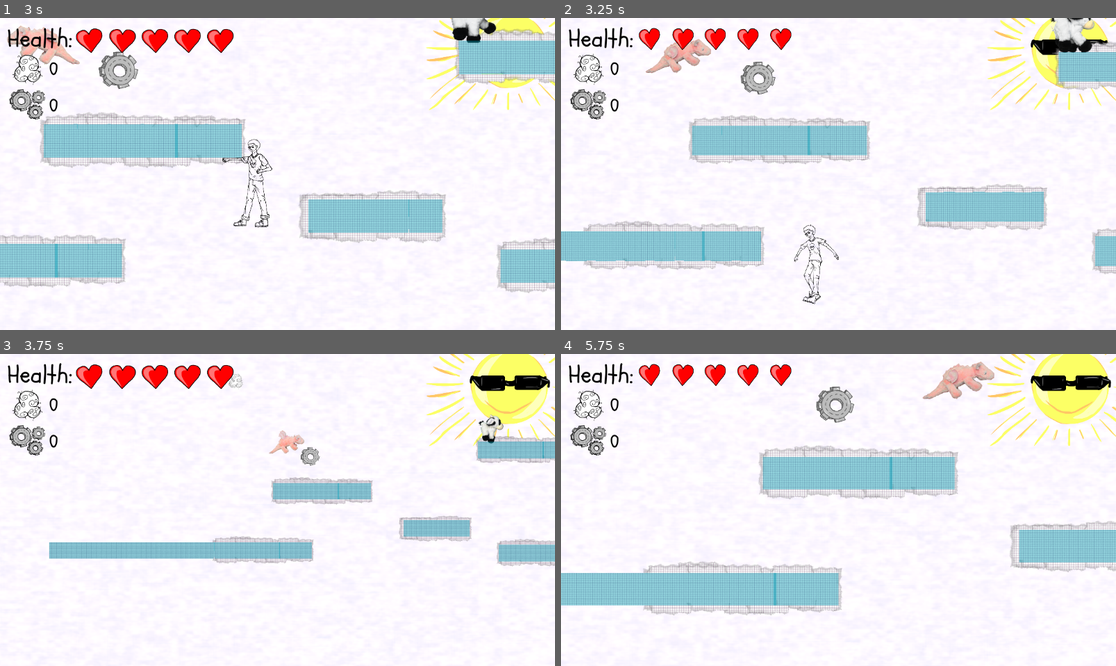
Above: before the commit, frames 1-4 (two rows, left to right).
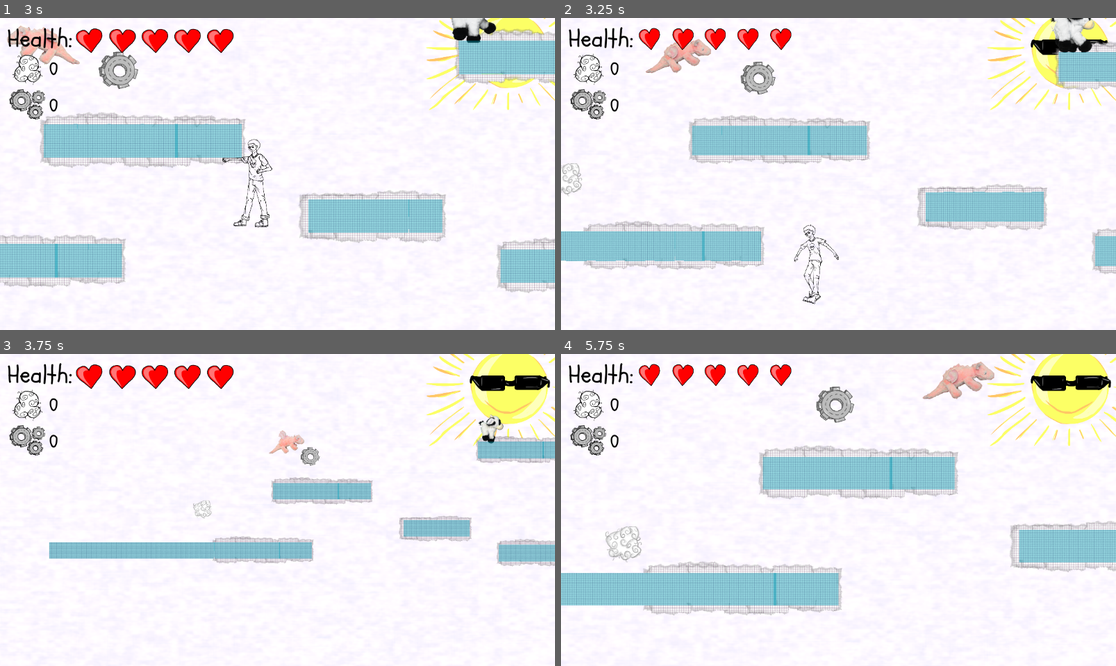
Above: after the commit, the same moments.

Repository: asger-finding/ddu-syds-droemmerejse
Game: Godot game, scene res://Root.tscn
Same seed, same stepped clock (60 frames per second), same inputs: the game is played once before the commit and once after it.
Inputs:
- Up to frame 1 (3 s): tap Enter (ui_accept) at 0.5, 0.77, 1.52 s; hold Up (ui_up) 0.53-2.03 s; tap X (Punch) every 0.75 s from 0.6 to 2.85 s; hold Left (ui_left) from 2.03 s (still down)
- Up to frame 2 (3.25 s): keep holding Left (ui_left); tap Enter (ui_accept) at 3.02 s
- Up to frame 3 (3.75 s): release Left (ui_left) at 3.53 s; hold Down (ui_down) from 3.53 s (still down); tap X (Punch) at 3.6 s
- Up to frame 4 (5.75 s): tap Enter (ui_accept) at 3.77, 4.52 s; release Down (ui_down) at 4.28 s; hold Right (ui_right) 4.28-5.03 s; tap X (Punch) at 4.35, 5.1 s; hold Up (ui_up) from 5.03 s (still down)

Frame 1 is identical in both runs. In frame 2, 0.2% of the frame differs, in the area x 0-4%, y 46-58%; in frame 3, 0.1%; in frame 4, 0.3%, in the area x 8-15%, y 55-67%.

Commit message:
feat: add Filling float

Diff:
--- a/game/Scenes/CollectibleFilling.tscn
+++ b/game/Scenes/CollectibleFilling.tscn
@@ -9,8 +9,11 @@
 [node name="Filling" type="Sprite2D"]
 texture = ExtResource("1_ejsxh")
 script = ExtResource("2_o5q1g")
+initial_velocity = Vector2(-800, -3000)
 
 [node name="Area2D" type="Area2D" parent="."]
+
+[node name="RayCast2D" type="RayCast2D" parent="Area2D"]
 
 [node name="CollisionShape2D" type="CollisionShape2D" parent="Area2D"]
 position = Vector2(13, -14)
--- a/game/Scripts/Filling.gd
+++ b/game/Scripts/Filling.gd
@@ -1,15 +1,95 @@
 extends Sprite2D
-
 class_name Filling
 
-@export_range(0, 5) var filling_frame: int
+@export_range(0, 5) var filling_frame: int = 0
+@export var _physics_active: bool = true
+@export var initial_velocity: Vector2 = Vector2.ZERO
+
+# Constants - no need to expose these
+const BOUNCE_DAMPING: float = 0.7
+const DRAG: float = 800.0
+const HOVER_HEIGHT: float = 200.0
+const SETTLE_THRESHOLD: float = 30.0
+const FLOAT_AMPLITUDE: float = 40.0    # how many pixels to float up/down
+const FLOAT_SPEED: float = 2.0         # how fast the floating motion is
+
+@onready var _ray = $Area2D/RayCast2D
+@onready var _area = $Area2D
+
+# internals
+var velocity: Vector2 = Vector2.ZERO
+var _settled: bool = false
+var _settle_position: float = 0.0
+var _float_timer: float = 0.0
 
 func _ready() -> void:
-	var loaded_texture = load('res://Assets/Collectibles/filling_%s.png' % filling_frame)
-	texture = loaded_texture
+	var path := "res://Assets/Collectibles/filling_%s.png" % filling_frame
+	assert(ResourceLoader.exists(path), "Filling texture frame not found: " + path)
+
+	velocity = initial_velocity
+
+	_ray.target_position = Vector2(0, HOVER_HEIGHT + 30.0)
+	_ray.enabled = true
+
+func _physics_process(delta: float) -> void:
+	if _settled or not _physics_active:
+		_handle_floating_motion(delta)
+		return
+
+	velocity.y += Global.Constants.GRAVITY * delta
+
+	var drag_multiplier = 3.0 if _is_near_ground() else 1.0
+	velocity.x = move_toward(velocity.x, 0.0, DRAG * drag_multiplier * delta)
+
+	global_position += velocity * delta
+
+	_check_ground_collision()
+
+func _check_ground_collision() -> void:
+	if not _ray or not _ray.is_inside_tree():
+		return
+
+	_ray.force_raycast_update()
+
+	if _ray.is_colliding():
+		var col_point: Vector2 = _ray.get_collision_point()
+		var col_normal: Vector2 = _ray.get_collision_normal()
+
+		if col_normal.y < -0.3:
+			var dist_to_ground = col_point.y - global_position.y
+
+			if dist_to_ground <= HOVER_HEIGHT:
+				var target_y = col_point.y - HOVER_HEIGHT
+				global_position.y = target_y
+
+				if abs(velocity.y) > SETTLE_THRESHOLD:
+					velocity.y = -abs(velocity.y) * BOUNCE_DAMPING
+					velocity.x *= 0.7
+				else:
+					_settle_at_position(target_y)
+
+func _settle_at_position(y_pos: float) -> void:
+	_settled = true
+	_physics_active = false
+	_settle_position = y_pos
+	_float_timer = 0.0
+	velocity = Vector2.ZERO
+
+	_ray.enabled = false
+
+func _handle_floating_motion(delta: float) -> void:
+	_float_timer += delta
+
+	var float_offset = sin(_float_timer * FLOAT_SPEED) * FLOAT_AMPLITUDE
+	global_position.y = _settle_position + float_offset
+
+func _is_near_ground() -> bool:
+	if not _ray or not _ray.is_inside_tree():
+		return false
+	_ray.force_raycast_update()
+	return _ray.is_colliding()
 
 func _on_area_2d_body_entered(body: Node2D) -> void:
 	if body is Player:
 		Global.Inventory.add_fluff(1)
-
 		queue_free()
